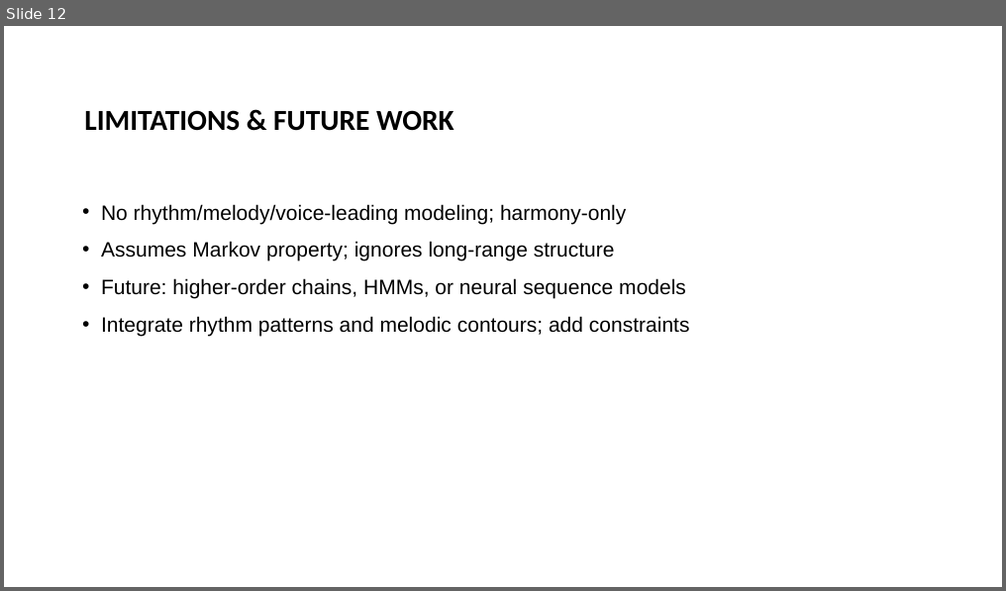
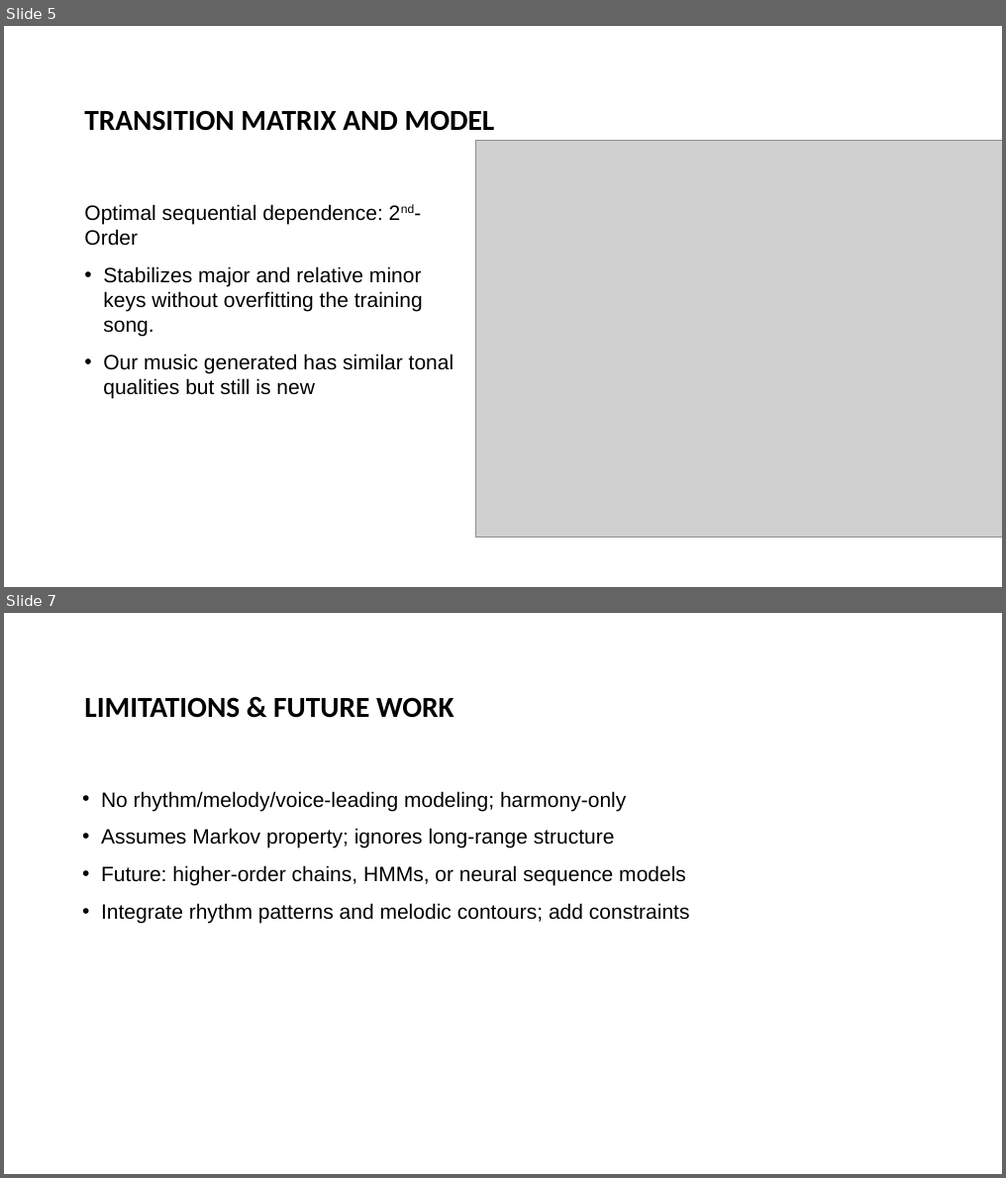
Before and after one commit to andersone17/MARKOV_MUSIC_GENERATOR, a slide deck: C2_Markov_Music_Generator_Presentation.pptx. Shown one above the other, each under a label of ours: slide 12 before the commit, slides 5 and 7 after it; the slides between them are not shown. The pictures are 1006x591 and 1006x1178 pixels, drawn with LibreOffice and Linux fonts; fonts in the diff are those of the drawing; grey boxes stand for pictures; background and template pictures are left out. Boxes give left, top, right and bottom in pixels: in the first picture for what was removed or moved away, otherwise in the second. Text is boxed around its words. In the diff, an @@ line names an element or a change of style, - is before the commit and + after.

```diff
--- a/C2_Markov_Music_Generator_Presentation.pptx
+++ b/C2_Markov_Music_Generator_Presentation.pptx
@@ slide 5 added at box(4, 26, 1002, 587), background #FFFFFF @@
@@ title added at box(84, 110, 495, 131), 28 pt, text #000000, bold @@
+TRANSITION MATRIX AND MODEL
@@ picture added at box(476, 141, 1002, 537) @@
@@ text added at box(84, 204, 454, 399), 20 pt, text #000000 @@
+Optimal sequential dependence: 2nd-Order
+  • Stabilizes major and relative minor keys without overfitting the training song.
+  • Our music generated has similar tonal qualities but still is new
@@ what was slide 12 is now slide 7 @@
```
Also in this commit, not shown: 5 slides changed, 1 other slide added, 7 slides removed.
